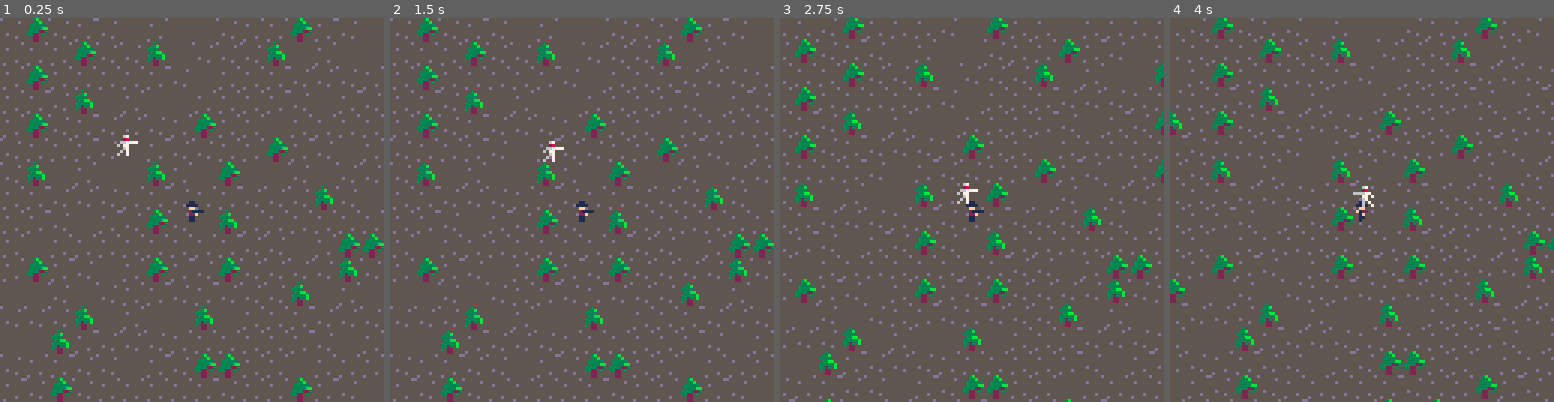
Above: before the commit, frames 1-4 (left to right).
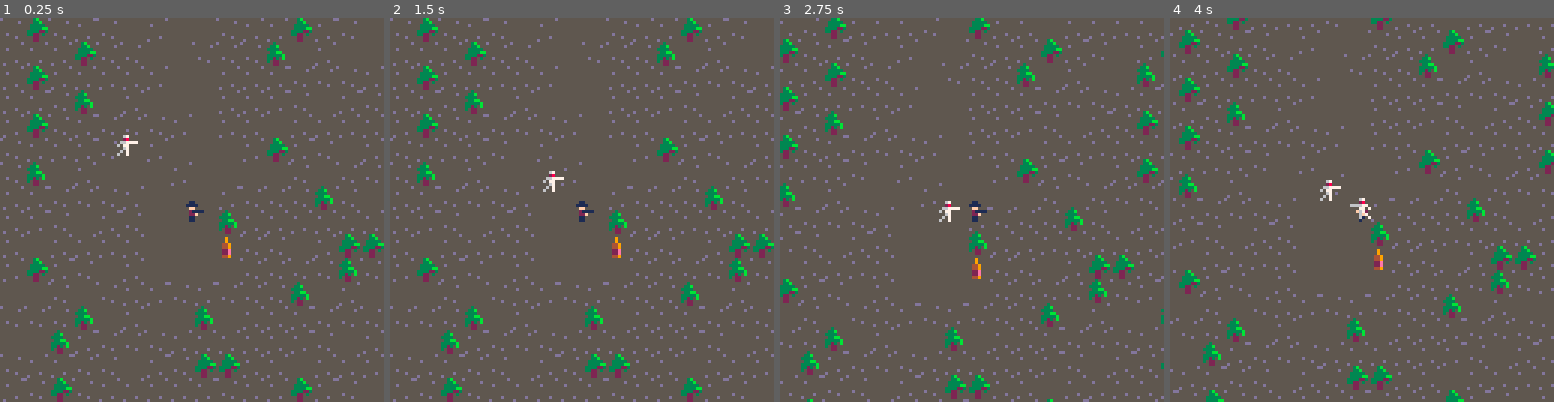
Above: after the commit, the same moments.

Repository: mccolgst/pico-8-cartridges
Game: PICO-8 cartridge west.p8
Same seed, same stepped clock (60 frames per second), same inputs: the game is played once before the commit and once after it.
Inputs:
- Up to frame 1 (0.25 s): no input
- Up to frame 2 (1.5 s): tap X (X key) at 0.33, 1.07 s
- Up to frame 3 (2.75 s): hold Right 1.6-2.1 s; tap X (X key) at 1.85 s; hold Up 2.15-2.42 s; hold Right from 2.47 s (still down)
- Up to frame 4 (4 s): tap X (X key) at 2.97 s; release Right at 3.03 s; hold Left 3.08-3.58 s; hold Down 3.63-3.97 s

The runs differ from the first frame. In frame 1, 1.8% of the frame differs, in the area x 38-63%, y 6-69%; in frame 2, 2.0%; in frame 3, 19%, in the area x 0-100%, y 0-100%; in frame 4, 19%.

Commit message:
ghosts can pass through objects, you can shoot ghosts

Diff:
--- a/west.p8
+++ b/west.p8
@@ -6,14 +6,41 @@
 t=0
 b_speed=.3
 m_speed=.04
+c_timer=0
+m_timer=0
+
+
+-- note: change bullet to not
+-- be actors anymore, easier
+-- to check collisions perhaps?
 
 function _init()
   pl = make_actor(20,20)
   pl.s = 1
   create_monster(17,17)
+  mset(21,21,26)
 end
 
 function _update()
+  c_timer+=1
+  m_timer+=1
+  if c_timer>= 30*2 then
+    crazy_mode(false)
+  end
+  if m_timer>= 30*3 then
+    rndx = rnd(3)+1
+    negx = rnd(1)
+    rndy = rnd(3)+1
+    negy = rnd(1)
+    if negx then
+      rndx *= -1
+    end
+    if negy then
+      rndy *= -1
+    end
+    create_monster(pl.x+rndx, pl.y+rndy)
+    m_timer=0
+  end
   t+=1
   move_player(pl)
   // the below camera call keeps
@@ -57,6 +84,40 @@
 
   if btnp(5) then
     shoot_bullet()
+  end
+
+  // if player reaches a bottle
+  // drink it
+  if powerup(pl.x,pl.y) then
+    printh("drank!")
+    mset(pl.x,pl.y,27)
+    // go into crazy palatte
+    // swap mode for few sec
+    //crazy_mode(true)
+  end
+end
+
+function crazy_mode(go_crazy)
+  if go_crazy then
+    c_timer=0
+    pal(5,6)
+    pal(14,15)
+    pal(1,2)
+    pal(3,4)
+    pal(4,5)
+    pal(7,0)
+    pal(6,1)
+    pal(10,11)
+  else
+
+    pal(10,10)
+    pal(6,6)
+    pal(7,7)
+    pal(4,4)
+    pal(3,3)
+    pal(5,5)
+    pal(14,14)
+    pal(1,1)
   end
 end
 
@@ -105,6 +166,8 @@
   mon.dx=0
   mon.dy=0
   mon.type="monster"
+  mon.w=.5
+  mon.h=.6
   return mon
 end
 
@@ -145,7 +208,11 @@
  -- orange toggle button in the
  -- sprite editor)
  return fget(val, 1)
-
+end
+
+function powerup(x,y)
+  val=mget(x,y)
+  return fget(val,2)
 end
 
 function solid_area(x,y,w,h)
@@ -194,22 +261,42 @@
  -- if the resulting position
  -- will not overlap with a wall
 
-
- if not solid_a(a, a.dx, 0) then
-    a.x += a.dx
+ if a.type != "monster" then
+   if not solid_a(a, a.dx, 0) then
+     a.x += a.dx
+   else
+     if a.type == "bullet" then
+       del(actor, a)
+     end
+   end
  else
-   if a.type == "bullet" then
-     del(actor, a)
+   a.x += a.dx
+ end
+
+
+ -- ditto for y
+
+ if a.type != "monster" then
+   if not solid_a(a, 0, a.dy) then
+     a.y += a.dy
+   else
+     if a.type == "bullet" then
+       del(actor, a)
+     end
    end
+ else
+   a.y += a.dy
  end
-
- -- ditto for y
-
- if not solid_a(a, 0, a.dy) then
-   a.y += a.dy
- else
-   if a.type == "bullet" then
-     del(actor, a)
+ -- if bullet, check if it's
+ -- colliding with any other actor
+ if a.type == "bullet" then
+   for acto in all(actor) do
+     if check_collision(a, acto) then
+       if acto.type == "monster" then
+         del(actor, a)
+         del(actor, acto)
+       end
+     end
    end
  end
 
@@ -223,7 +310,7 @@
      a.dx=-m_speed
      a.s=8
    end
-   if mon.y<pl.y then
+   if a.y<pl.y then
      a.dy=m_speed
    else
      a.dy=-m_speed
@@ -237,6 +324,17 @@
  a.frame += abs(a.dy) * 4
  a.frame %= a.frames
 
+end
+
+function check_collision(bullet, actor)
+  local new_bx = bullet.x+bullet.dx
+  local new_by = bullet.y+bullet.dy
+
+  if (new_bx > actor.x and new_bx < actor.x+actor.w)
+     and
+     (new_by > actor.y and new_by < actor.y+actor.h) then
+    return true
+  end
 end
 __gfx__
 000000000000000000000000000000000000000000000000000000000000000000000000d55555555555555d55555555555355555553b5550000000000000000
@@ -247,22 +345,22 @@
 0070070000022f0000022f0000022f0000f2200000f2200000f22000000670000006700055d555555555555555555555533235b5533225350000000000000000
 00000000000110000001100000011000000110000001100000011000006070000006070055555d5555555d555555555553522555555225550000000000000000
 000000000001100000010100001010000001100000101000000101000600700000060070555555555d5555555555555555522555555225550000000000000000
-00000000000001000000010000000100000000000000000000000000000000000000000000000000000000000000000000000000000000000000000000000000
-00000000000111000001110000011100000110000001100000011000000000000000000000000000000000000000000000000000000000000000000000000000
-00000000001111000011110000111100001111000011110000111100000000000000000000000000000000000000000000000000000000000000000000000000
-00000000000ff100000ff100000ff100000ff000000ff000000ff000000000000000000000000000000000000000000000000000000000000000000000000000
-0000000000222200002222000022220000f1220000f1220000f12200000000000000000000000000000000000000000000000000000000000000000000000000
-000000000002200000022000000220000001f0000001f0000001f000000000000000000000000000000000000000000000000000000000000000000000000000
-00000000000110000001100000011000000110000001100000011000000000000000000000000000000000000000000000000000000000000000000000000000
-00000000000110000001000000001000000110000001000000001000000000000000000000000000000000000000000000000000000000000000000000000000
+00000000000001000000010000000100000000000000000000000000000000000000000000000000555555555555555500000000000000000000000000000000
+00000000000111000001110000011100000110000001100000011000000000000000000000000000555955555555555500000000000000000000000000000000
+00000000001111000011110000111100001111000011110000111100000000000000000000000000555955555555555a00000000000000000000000000000000
+00000000000ff100000ff100000ff100000ff000000ff000000ff000000000000000000000000000554495559ee9955500000000000000000000000000000000
+0000000000222200002222000022220000f1220000f1220000f12200000000000000000000000000554495554224494500000000000000000000000000000000
+000000000002200000022000000220000001f0000001f0000001f0000000000000000000000000005522e5554224455a00000000000000000000000000000000
+000000000001100000011000000110000001100000011000000110000000000000000000000000005522e555555555a500000000000000000000000000000000
+0000000000011000000100000000100000011000000100000000100000000000000000000000000055449555555555a500000000000000000000000000000000
 00000000000000000000000000000000000000000000000000000500000000005000000000000005000000003333333300000000000000000000000000000000
-00000000000000000000000000000000000000000005500000055500000550000505500000055050000000003333333300000000000000000000000000000000
-00000000000000000000000000000000000000000055550000555500005555000055550000555500000000003333333300000000000000000000000000000000
-000000000007a000000a70000000000000000000000ff000000ff500000ff00000f5f000000f5f00000000003333333300000000000000000000000000000000
-00000000000a70000007a0000000000000000000555580000088880000f588000088880000888800000000003333333300000000000000000000000000000000
-000000000000000000000000000000000000000000f88000000880000005f0000008800000088000000000003333333300000000000000000000000000000000
-0000000000000000000000000000000000000000000cc000000cc0000005c000000cc000000cc000000000003333333300000000000000000000000000000000
-0000000000000000000000000000000000000000000cc000000cc0000005c000000cc000000cc000000000003333333300000000000000000000000000000000
+00000000000000000000000000000000000000000000550000055500000550000505500000055050000000003333333300000000000000000000000000000000
+00000000000000000000000000000000000000000005555000555500005555000055550000555500000000003333333300000000000000000000000000000000
+000000000007a000000a700000000000000000000000ff00000ff500000ff00000f5f000000f5f00000000003333333300000000000000000000000000000000
+00000000000a70000007a0000000000000000000055558000088880000f588000088880000888800000000003333333300000000000000000000000000000000
+0000000000000000000000000000000000000000000f8800000880000005f0000008800000088000000000003333333300000000000000000000000000000000
+00000000000000000000000000000000000000000000cc00000cc0000005c000000cc000000cc000000000003333333300000000000000000000000000000000
+00000000000000000000000000000000000000000000cc00000cc0000005c000000cc000000cc000000000003333333300000000000000000000000000000000
 00000000000000000000000000000000000000000000000000000000000000000000000000000000000000000000000000000000000000000000000000000000
 00000000000000000000000000000000000000000000000000000000000000000000000000000000000000000000000000000000000000000000000000000000
 00000000000000000000000000000000000000000000000000000000000000000000000000000000000000000000000000000000000000000000000000000000
@@ -368,7 +466,7 @@
 00000000000000000000000000000000000000000000000000000000000000000000000000000000000000000000000000000000000000000000000000000000
 00000000000000000000000000000000000000000000000000000000000000000000000000000000000000000000000000000000000000000000000000000000
 __gff__
-0000000000000000000000000303000000000000000000000000000000000000000000000000000000000000000000000000000000000000000000000000000000000000000000000000000000000000000000000000000000000000000000000000000000000000000000000000000000000000000000000000000000000000
+0000000000000000000000000303000000000000000000000000040000000000000000000000000000000000000000000000000000000000000000000000000000000000000000000000000000000000000000000000000000000000000000000000000000000000000000000000000000000000000000000000000000000000
 0000000000000000000000000000000000000000000000000000000000000000000000000000000000000000000000000000000000000000000000000000000000000000000000000000000000000000000000000000000000000000000000000000000000000000000000000000000000000000000000000000000000000000
 __map__
 0a0a0a0a0a0d0a0d0a0d0a0c0a0d0d0a0a090b0b0b0909090c0b0a0b0b0c0b0a0a0a0909090a0a0900000000000000000000000000000000000000000000000000000000000000000000000000000000000000000000000000000000000000000000000000000000000000000000000000000000000000000000000000000000
@@ -384,16 +482,16 @@
 0d0a090a0a0909090c0b0a0b0b0c0a0a0a0a0a09090a0a0a0a0a0909090c090b0d0b0b090b090a0a09000000000000000000000000000000000000000000000000000000000000000000000000000000000000000000000000000000000000000000000000000000000000000000000000000000000000000000000000000000
 0c0b0b0a0a0b0a0a0a0909090a0a090d0a0a0a090b0d0a0a0b0a0a0a0a0a090a0a0909090c090a0d09000000000000000000000000000000000000000000000000000000000000000000000000000000000000000000000000000000000000000000000000000000000000000000000000000000000000000000000000000000
 0d0a09090b0a0a0a0a090b0a090d090a090b0a0b0b090a0a0d0a090b0a0d0b0a0a0a0909090a0a0900000000000000000000000000000000000000000000000000000000000000000000000000000000000000000000000000000000000000000000000000000000000000000000000000000000000000000000000000000000
-0a0a0a0c090d0a0a0b0a0a0a0a0a0a0d09090c0b0909090c0b0a0b0b0c0a0a0a0a0a090b0a090d0900000000000000000000000000000000000000000000000000000000000000000000000000000000000000000000000000000000000000000000000000000000000000000000000000000000000000000000000000000000
-0a0b0a0a09090a0a0d0a090b0a0d0a0a0a0a0a090b0a0a0a0909090a0a090d0a0a0b0a0a0a0a0a0a00000000000000000000000000000000000000000000000000000000000000000000000000000000000000000000000000000000000000000000000000000000000000000000000000000000000000000000000000000000
-0a0d0d0a0a0b0d0b0b090b090a0a090c0b0a0b0b0a0a0a0a090b0a090d09090a0a0d0a090b0a0d0a00000000000000000000000000000000000000000000000000000000000000000000000000000000000000000000000000000000000000000000000000000000000000000000000000000000000000000000000000000000
-0909090c0b0a0b0b0c0a0b0c0a0d090a0909090a0d0a0a0b0a0a0a0a0a0a0b0d0b0b090b090a0a0900000000000000000000000000000000000000000000000000000000000000000000000000000000000000000000000000000000000000000000000000000000000000000000000000000000000000000000000000000000
-0b0a0a0a0909090a0a090a0a090a0a0a090b0a09090a0a0d0a090b0a0d0a0a0909090c0b0a0b0b0c0a000000000000000000000000000000000000000000000000000000000000000000000000000000000000000000000000000000000000000000000000000000000000000000000000000000000000000000000000000000
-0a0a0a0a090b0a090d090909090c0b0a0b0b0c0a0b0d0b0b090b090909090c0b0a0a0a0909090a0a09000000000000000000000000000000000000000000000000000000000000000000000000000000000000000000000000000000000000000000000000000000000000000000000000000000000000000000000000000000
-0d0a0a0b0a0a0a0a0a0a0b0a0a0a0909090a0a090a0a0909090c090b0a0a0a0a0a0a0a090b0a090d09000000000000000000000000000000000000000000000000000000000000000000000000000000000000000000000000000000000000000000000000000000000000000000000000000000000000000000000000000000
-090a0a0d0a090b0a0d0a0a0a0a0a090b0a090d090b0c0a0a0a0a0a0a0a0a0a0d0a0a0b0a0a0a0a0a0a000000000000000000000000000000000000000000000000000000000000000000000000000000000000000000000000000000000000000000000000000000000000000000000000000000000000000000000000000000
-0b0d0b0b090b090a0a090d0a0a0b0a0a0a0a0a0a0a0a09090b0a0d0d0a0a0b090a0a0d0a090b0a0d0a000000000000000000000000000000000000000000000000000000000000000000000000000000000000000000000000000000000000000000000000000000000000000000000000000000000000000000000000000000
-0a0a0909090c090a0d09090a0a0d0a090b0a0d0a090d090909090c090a09090b0d0b0b090b090a0a09000000000000000000000000000000000000000000000000000000000000000000000000000000000000000000000000000000000000000000000000000000000000000000000000000000000000000000000000000000
+0a0a0a0c090d0a0a0b0a0a0a0a0a0a0d09090b0b0909090c0b0a0b0b0c0a0a0a0a0a090b0a090d0900000000000000000000000000000000000000000000000000000000000000000000000000000000000000000000000000000000000000000000000000000000000000000000000000000000000000000000000000000000
+0a0b0a0a09090a0a0d0a090b0a0d0a0a0a0a0a0b0b0a0a0a0909090a0a090d0a0a0b0a0a0a0a0a0a00000000000000000000000000000000000000000000000000000000000000000000000000000000000000000000000000000000000000000000000000000000000000000000000000000000000000000000000000000000
+0a0d0d0a0a0b0d0b0b090b090a0a090c0b0a0b0b0b0a0a0a090b0a090d09090a0a0d0a090b0a0d0a00000000000000000000000000000000000000000000000000000000000000000000000000000000000000000000000000000000000000000000000000000000000000000000000000000000000000000000000000000000
+0909090c0b0a0b0b0c0a0b0c0a0d090a0909090a0b0a0a0b0a0a0a0a0a0a0b0d0b0b090b090a0a0900000000000000000000000000000000000000000000000000000000000000000000000000000000000000000000000000000000000000000000000000000000000000000000000000000000000000000000000000000000
+0b0a0a0a0909090a0a090a0a090a0a0a090b0a0b0b0b0a0d0a090b0a0d0a0a0909090c0b0a0b0b0c0a000000000000000000000000000000000000000000000000000000000000000000000000000000000000000000000000000000000000000000000000000000000000000000000000000000000000000000000000000000
+0a0a0a0a090b0a090d090909090c0b0a0b0b0b0a0b0b0b0b090b090909090c0b0a0a0a0909090a0a09000000000000000000000000000000000000000000000000000000000000000000000000000000000000000000000000000000000000000000000000000000000000000000000000000000000000000000000000000000
+0d0a0a0b0a0a0a0a0a0a0b0a0a0a0909090a0b0b0b0a0909090c090b0a0a0a0a0a0a0a090b0a090d09000000000000000000000000000000000000000000000000000000000000000000000000000000000000000000000000000000000000000000000000000000000000000000000000000000000000000000000000000000
+090a0a0d0a090b0a0d0a0a0a0a0a090b0a090b0b0b0c0a0a0a0a0a0a0a0a0a0d0a0a0b0a0a0a0a0a0a000000000000000000000000000000000000000000000000000000000000000000000000000000000000000000000000000000000000000000000000000000000000000000000000000000000000000000000000000000
+0b0d0b0b090b090a0a090d0a0a0b0a0a0a0a0b0b0b0b09090b0a0d0d0a0a0b090a0a0d0a090b0a0d0a000000000000000000000000000000000000000000000000000000000000000000000000000000000000000000000000000000000000000000000000000000000000000000000000000000000000000000000000000000
+0a0a0909090c090a0d09090a0a0d0a090b0a0b0b0b0b090909090c090a09090b0d0b0b090b090a0a09000000000000000000000000000000000000000000000000000000000000000000000000000000000000000000000000000000000000000000000000000000000000000000000000000000000000000000000000000000
 0909090c0b0a0b0b0c0a0b0d0b0b090b090a0a090a0909090c0b0a0b0b0c0a0a0a0909090c090a0d09000000000000000000000000000000000000000000000000000000000000000000000000000000000000000000000000000000000000000000000000000000000000000000000000000000000000000000000000000000
 0b0a0a0a0909090a0a090a0a0909090c0b0a0b0b0c0b0a0a0a0909090a0a090a0a090b0a090d090000000000000000000000000000000000000000000000000000000000000000000000000000000000000000000000000000000000000000000000000000000000000000000000000000000000000000000000000000000000
 0909090c0b0a0909090c0b0a0b0b0c0a0909090a0a0a0a0a0a090b0a090d090b0c0909090c0b0a0b0b0c0a00000000000000000000000000000000000000000000000000000000000000000000000000000000000000000000000000000000000000000000000000000000000000000000000000000000000000000000000000
